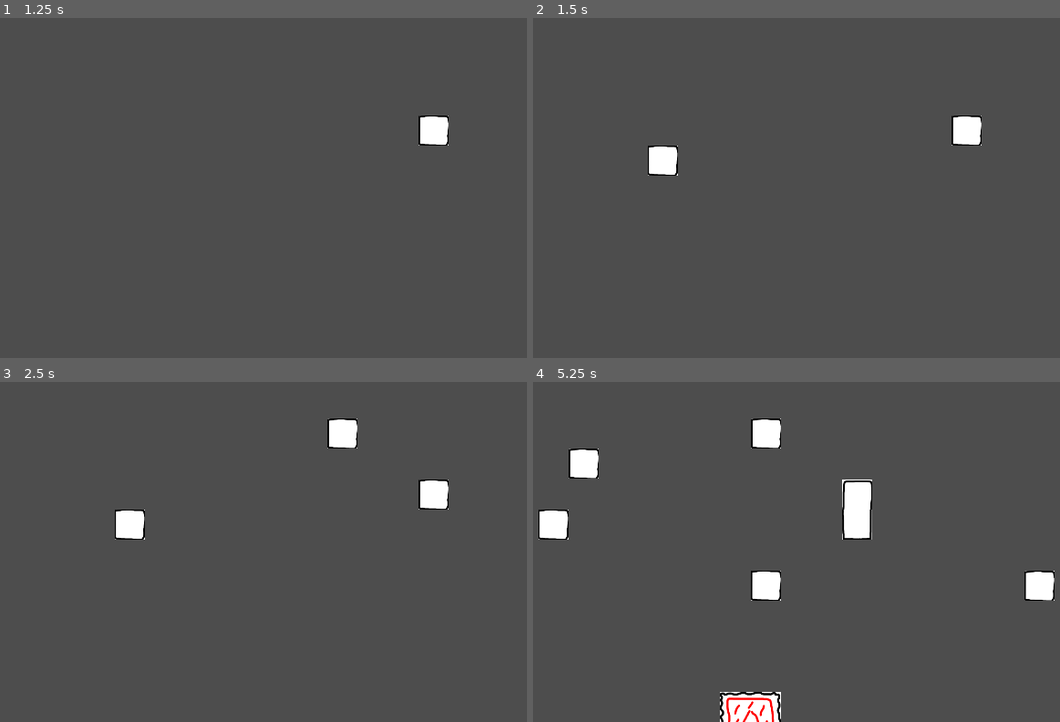
Above: before the commit, frames 1-4 (two rows, left to right).
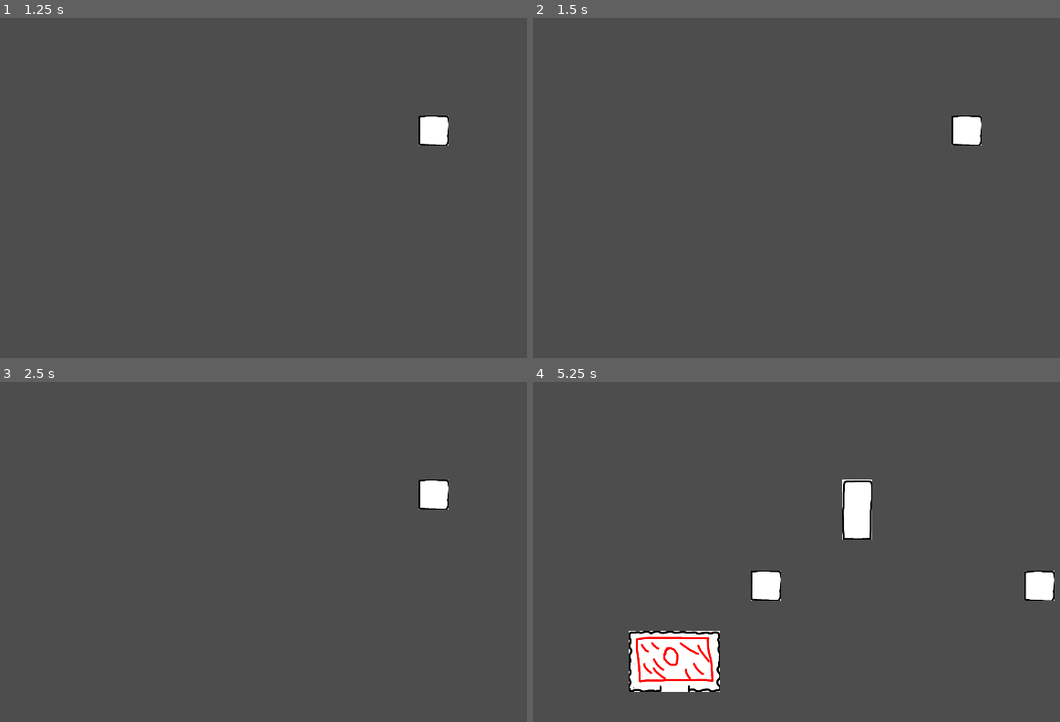
Above: after the commit, the same moments.

Repository: adotrdot/Endour-Gemastik2023
Game: Godot game, scene res://scenes/main.tscn
Two runs of this game, one before a commit and one after it. Both use one fixed random seed, a clock stepped at 60 frames per second and the inputs below.
Inputs (mouse positions are in pixels of both pictures, inside the frame that each line leads up to):
- Up to frame 1 (1.25 s): tap Enter at 0.5 s; move the mouse to (442, 133) at 0.52 s; press the mouse at (442, 133) at 0.53 s
- Up to frame 2 (1.5 s): tap Space at 1.25 s; move the mouse to (670, 174) at 1.27 s; release the mouse at (670, 174) at 1.28 s; click (670, 174) at 1.35 s
- Up to frame 3 (2.5 s): tap Enter at 2 s; move the mouse to (353, 426) at 2.02 s; hold Middle mouse button (mb_mid) from 2.03 s (still down); click (353, 426) at 2.3 s
- Up to frame 4 (5.25 s): tap Space at 2.75, 4.25 s; move the mouse to (780, 599) at 2.77 s; release Middle mouse button (mb_mid) at 2.78 s; right-click (780, 599) at 2.85 s; click (780, 599) at 3.05 s; tap Enter at 3.5 s; move the mouse to (1033, 579) at 3.52 s; press the mouse at (1033, 579) at 3.53 s; tap C (test_summon_student) at 3.6 s; move the mouse to (596, 456) at 4.27 s; release the mouse at (596, 456) at 4.28 s; click (596, 456) at 4.35 s; move the mouse to (849, 518) at 5.02 s; press the mouse at (849, 518) at 5.03 s

Frame 1 is identical in both runs. In frame 2, 0.5% of the frame differs, in the area x 21-28%, y 37-47%; in frame 3, 1.0%; in frame 4, 5.6%, in the area x 1-48%, y 10-100%.

Commit message:
prototipe 0.4.1 (fix bug path finding pada koordinat negatif)

Diff:
--- a/scenes/siswa.tscn
+++ b/scenes/siswa.tscn
@@ -81,8 +81,8 @@
 "values": [true]
 }
 
-[sub_resource type="Animation" id="Animation_hgq4r"]
-resource_name = "sampai_asrama"
+[sub_resource type="Animation" id="Animation_yhfk4"]
+resource_name = "destroy"
 length = 0.5
 tracks/0/type = "value"
 tracks/0/imported = false
@@ -107,7 +107,7 @@
 "transitions": PackedFloat32Array(1),
 "values": [{
 "args": [],
-"method": &"send_signal_asrama"
+"method": &"destroy"
 }]
 }
 tracks/2/type = "value"
@@ -147,8 +147,8 @@
 "values": [false]
 }
 
-[sub_resource type="Animation" id="Animation_enskb"]
-resource_name = "sampai_kampus"
+[sub_resource type="Animation" id="Animation_hgq4r"]
+resource_name = "sampai_asrama"
 length = 0.5
 tracks/0/type = "value"
 tracks/0/imported = false
@@ -173,7 +173,7 @@
 "transitions": PackedFloat32Array(1),
 "values": [{
 "args": [],
-"method": &"send_signal_kampus"
+"method": &"send_signal_asrama"
 }]
 }
 tracks/2/type = "value"
@@ -213,8 +213,8 @@
 "values": [false]
 }
 
-[sub_resource type="Animation" id="Animation_yhfk4"]
-resource_name = "destroy"
+[sub_resource type="Animation" id="Animation_enskb"]
+resource_name = "sampai_kampus"
 length = 0.5
 tracks/0/type = "value"
 tracks/0/imported = false
@@ -239,7 +239,7 @@
 "transitions": PackedFloat32Array(1),
 "values": [{
 "args": [],
-"method": &"destroy"
+"method": &"send_signal_kampus"
 }]
 }
 tracks/2/type = "value"
--- a/scripts/Kampus.gd
+++ b/scripts/Kampus.gd
@@ -49,12 +49,12 @@
 			asrama_terkait.insert(i, new_asrama)
 
 func add_request():
+	if list_requests.size() == req_limit:
+		return
 	var new_request = req_res.instantiate()
 	add_child(new_request)
 	new_request.request_timeout.connect(_on_request_timeout)
 	list_requests.append(new_request)
-	if list_requests.size() == req_limit:
-		req_timer.stop()
 
 
 func _on_request_timeout():
@@ -63,6 +63,7 @@
 
 
 func pop_request():
+	siswa_count -= 1
 	var request = list_requests.pop_front()
 	request.queue_free()
 
@@ -79,6 +80,6 @@
 				asrama_terdekat = asrama
 				break
 	if asrama_terdekat != null:
-		print(asrama_terdekat)
+		asrama_terdekat.siswa_count -= 1
 		siswa_count += 1
 		send_request_siswa.emit(asrama_terdekat, self, path)
--- a/scripts/Level.gd
+++ b/scripts/Level.gd
@@ -40,6 +40,7 @@
 	mousepos = get_local_mouse_position()
 	if can_place:
 		if Input.is_action_pressed("mb_left"):
+			print(mousepos)
 			tilemap.place_road(mousepos)
 		elif Input.is_action_pressed("mb_right"):
 			tilemap.remove_road(mousepos)
@@ -53,7 +54,7 @@
 # Menempatkan asrama baru setiap durasi waktu tertentu
 func _on_timer_asrama_timeout():
 	# tentukan posisi asrama secara acak
-	var pos = Vector2(rng.randi_range(0,800), rng.randi_range(0,800))
+	var pos = Vector2(rng.randi_range(0,1000), rng.randi_range(0,1000))
 
 	# letakkan tile asrama dan dapatkan posisi gerbang
 	if tilemap.is_asrama_buildable(pos):
@@ -67,14 +68,14 @@
 				kampus.add_asrama(new_asrama)
 
 	# batasi asrama sejumlah 4
-	if list_asrama.size() == 2:
+	if list_asrama.size() == 4:
 		timer_asrama.stop()
 
 
 # Menempatkan kampus baru setiap durasi waktu tertentu
 func _on_timer_kampus_timeout():
 	# tentukan posisi kampus secara acak
-	var pos = Vector2(rng.randi_range(0,800), rng.randi_range(0,800))
+	var pos = Vector2(rng.randi_range(0,1000), rng.randi_range(0,1000))
 
 	# letakkan tile kampus dan dapatkan posisi gerbang
 	if tilemap.is_kampus_buildable(pos):
@@ -87,7 +88,7 @@
 		list_kampus.append(new_kampus)
 
 	# batasi kampus sejumlah 2
-	if list_kampus.size() == 1:
+	if list_kampus.size() == 2:
 		timer_kampus.stop()
 
 
--- a/scripts/character.gd
+++ b/scripts/character.gd
@@ -4,9 +4,9 @@
 enum State { IDLE, BERANGKAT, PULANG }
 
 const MASS = 10.0
-const ARRIVAL_DISTANCE = 10.0
+const ARRIVAL_DISTANCE = 20.0
 
-var speed = 75.0
+var speed = 100.0
 var state = State.IDLE
 var velocity = Vector2()
 
@@ -94,6 +94,7 @@
 
 
 func destroy():
+	asrama_asal.siswa_count += 1
 	state = State.IDLE
 	queue_free()
 
--- a/scripts/tilemap.gd
+++ b/scripts/tilemap.gd
@@ -10,6 +10,8 @@
 
 
 func place_road(local_mousepos):
+	if local_mousepos.x < 0 or local_mousepos.y < 0:
+		return
 	var tilepos = local_to_map(local_mousepos)
 	if get_cell_source_id(1,tilepos) in [1,2]:
 		return
@@ -88,6 +90,7 @@
 
 
 func find_path(start_point, end_point):
+	var map_topleft_limit = local_to_map(Vector2i(200,100))
 	var map_size = get_used_rect().end
 
 	astar.size = map_size
